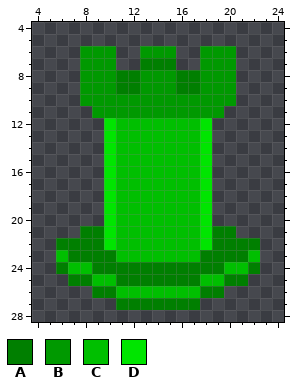
Edited in one commit: pixel-art sprite (KreativerName/Resources/Textures/Player.png). That is the earlier state.
The file is 32x32 pixels. Shown: x 4..24, y 4..28.
Palette (. is transparent): A #007f00  B #009900  C #00bf00  D #00e500
Pixels before, first column x 6:
 6 ..BBB..BBB..BBB..
 7 ..BBB..AAA..BBB..
 8 ..BBBAABBBAABBB..
 9 ..BBBAABBBAABBB..
10 ..BBBBBBBBBBBBB..
11 ...BBBBBBBBBBB...
12 ....DCCCCCCCD....
13 ....DCCCCCCCD....
14 ....DCCCCCCCD....
15 ....DCCCCCCCD....
16 ....DCCCCCCCD....
17 ....DCCCCCCCD....
18 ....DCCCCCCCD....
19 ....DCCCCCCCD....
20 ....DCCCCCCCD....
21 ..AADCCCCCCCDAA..
22 AAAADCCCCCCCDAAAA
23 CAAAACCCCCCCAAAAC
24 ACCAAAAAAAAAAACCA
25 .AACCAAAAAAACCAA.
26 ...AACCCCCCCAA...
27 .....AAAAAAA.....
The result:
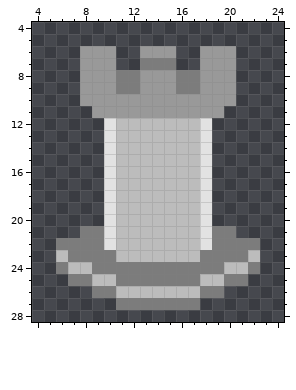
The commit says: Desaturated player texture
Diff:
colour A: #007f00 -> #7c7c7c
colour B: #009900 -> #999999
colour C: #00bf00 -> #bcbcbc
colour D: #00e500 -> #e2e2e2
